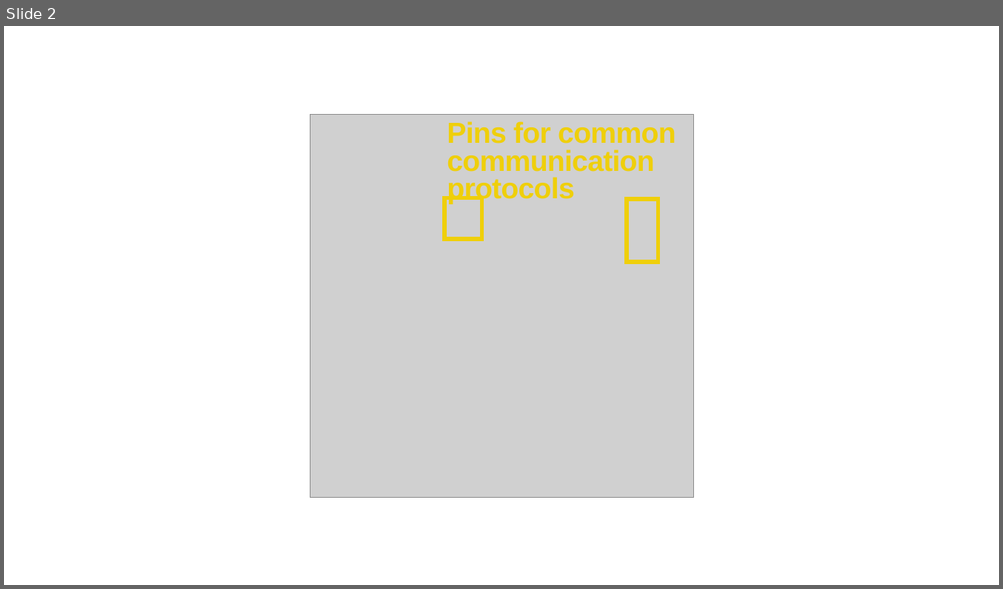
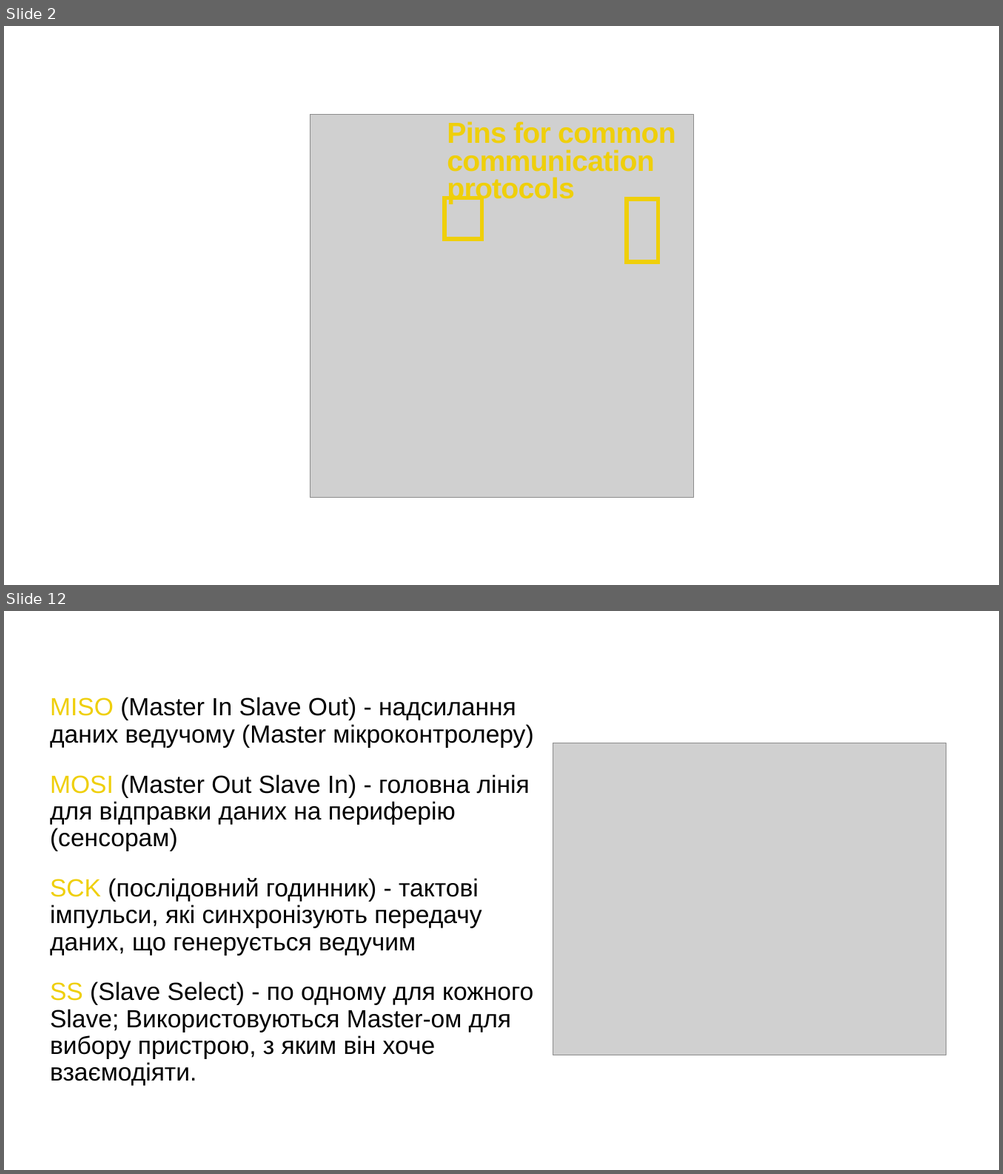
Before and after one commit to bohdanhlovatskyi/SummerCampPOC, a slide deck: Lesson 3/Lesson_3.pptx. Shown one above the other, each under a label of ours: slide 2 before the commit, slides 2 and 12 after it; the slides between them are not shown. The pictures are 1003x589 and 1003x1174 pixels, drawn with LibreOffice and Linux fonts; fonts in the diff are those of the drawing; grey boxes stand for pictures. Boxes give left, top, right and bottom in pixels: in the first picture for what was removed or moved away, otherwise in the second. Text is boxed around its words. In the diff, an @@ line names an element or a change of style, - is before the commit and + after.

```diff
--- a/Lesson 3/Lesson_3.pptx
+++ b/Lesson 3/Lesson_3.pptx
@@ slide 12 added at (4,611,999,1170), background #FFFFFF @@
@@ text added at (50,697,533,1085), 48 pt, text #000000 @@
+MISO (Master In Slave Out) - надсилання даних ведучому (Master мікроконтролеру)
+MOSI (Master Out Slave In) - головна лінія для відправки даних на периферію (сенсорам)
+SCK (послідовний годинник) - тактові імпульси, які синхронізують передачу даних, що генерується ведучим
+SS (Slave Select) - по одному для кожного Slave; Використовуються Master-ом для вибору пристрою, з яким він хоче взаємодіяти.
@@ picture added at (552,743,945,1055) @@
```
Also in this commit, not shown: 1 slide changed, 12 other slides added, 6 slides removed, 4 other files.
